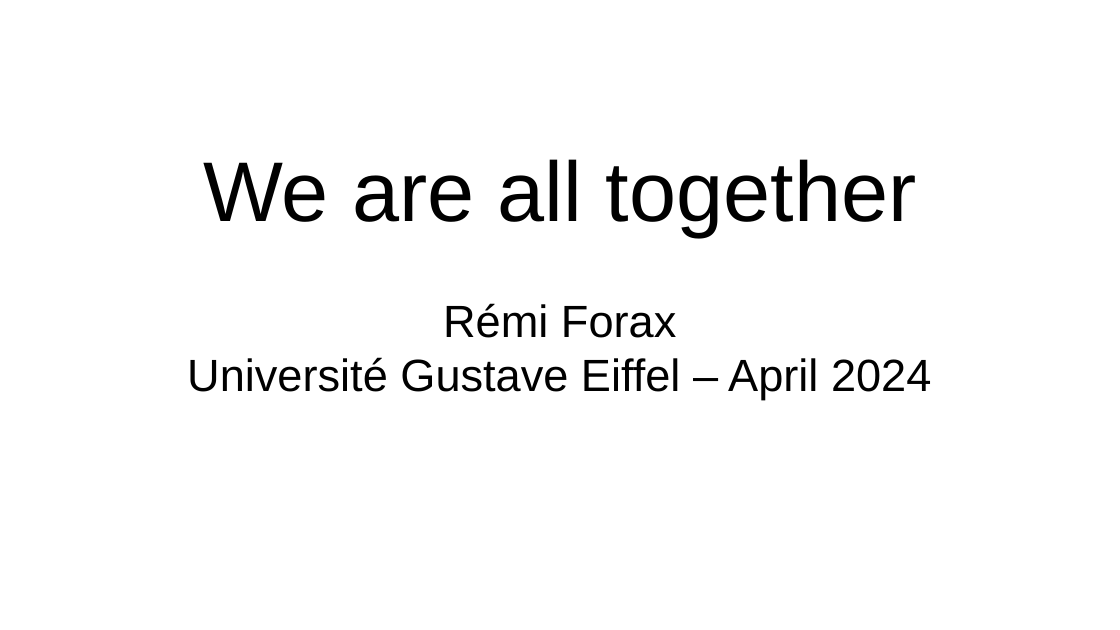
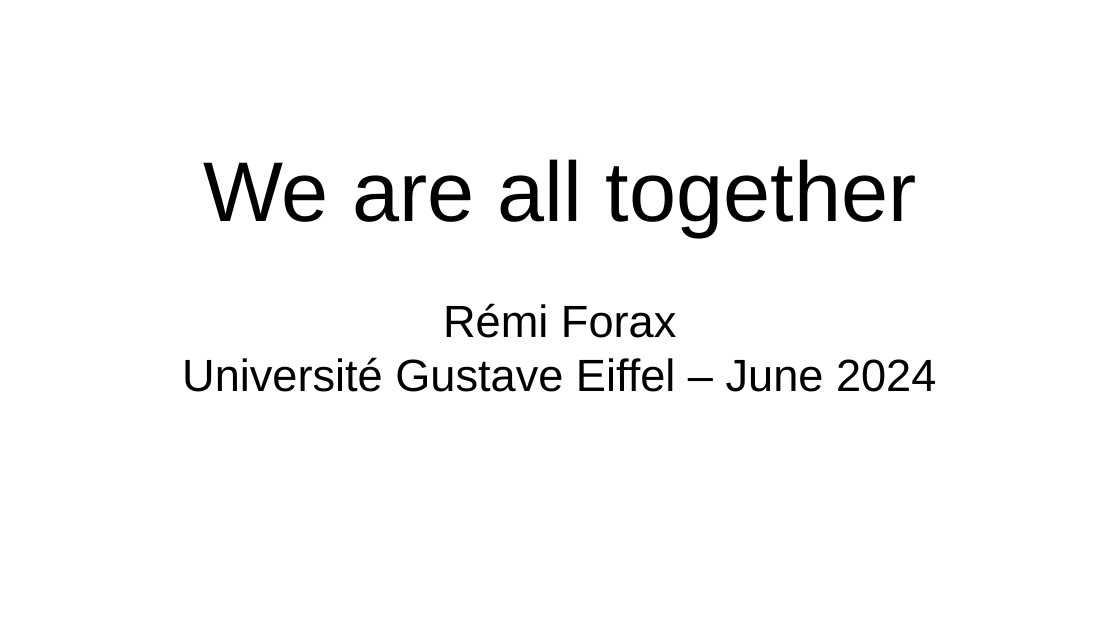
Before and after one commit to forax/we_are_all_to_gather, a slide deck: slide 2 of We are all to gather.odp. Drawn at 1120x630 pixels with LibreOffice and Linux fonts; fonts in the diff are those of the drawing. Boxes give left, top, right and bottom in pixels: in the first picture for what was removed or moved away, otherwise in the second. Text is boxed around its words. In the diff, an @@ line names an element or a change of style, - is before the commit and + after.

```diff
--- a/We are all to gather.odp
+++ b/We are all to gather.odp
@@ subtitle at <box>182,159,936,392</box>: text changed @@
-We are all together
-Rémi Forax
-Université Gustave Eiffel – April 2024
+We are all together
+Rémi Forax
+Université Gustave Eiffel – June 2024
```
Also in this commit, not shown: 3 other slides changed, 1 slide removed, 1 other file.
